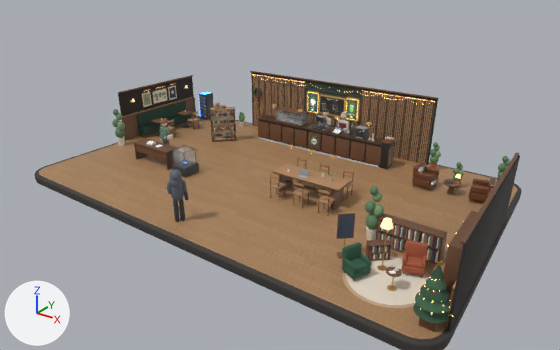
A saved change to the Blender file blender/quiet-page.blend.
Rendered twice from the file's camera 'Cam_Overview'. Arrows for +X, +Y and +Z are at lower left; the lights stay in place. The picture after the commit comes second.

In view in the first picture: 'BackWall', 'Banquette_Mesh', 'CommunalTable_Mesh', 'Counter_Mesh', 'Floor', 'HolidayTree_Mesh', 'Plants_Mesh', 'Platform', 'ReadingDivider_Mesh', 'ReadingNook_Mesh', 'RightWall', 'WallDetails_Mesh' and 24 more.
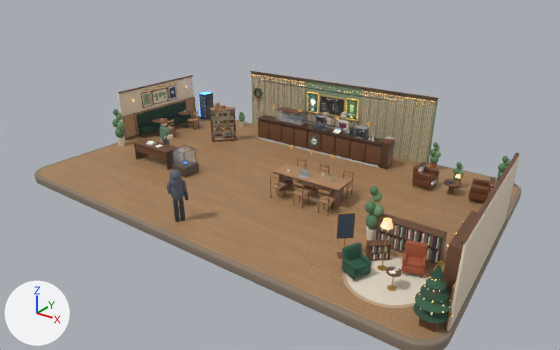
Pixel boxes (x1, y1, x2, y2) of what changed, in the pictures (560 x 350 px):
'Platform', recoloured: (35, 117, 522, 350) in both
'RightWall', recoloured (black to beige): (447, 155, 520, 331) in both
'BackWall', recoloured (lighter): (251, 72, 438, 165) in both
part 1 of me_banquette_mesh, recoloured (black to beige): (118, 77, 194, 137) in both
part 2 of me_walldetails_mesh, recoloured: (122, 97, 455, 329) in both
part 3 of me_walldetails_mesh, recoloured: (252, 75, 435, 164) in both
part 4 of me_walldetails_mesh, recoloured (brown to beige): (253, 75, 433, 163) in both

The change, as a diff of the scene's bpy script:
```diff
--- a/blender/quiet-page.blend.py
+++ b/blender/quiet-page.blend.py
@@ mat_m_platform @@
 mat_m_platform = principled_material('M_Platform')
-mat_m_platform.base_color = (0.0423, 0.0369, 0.0331)  # dark grey #3a3633
+mat_m_platform.base_color = (0.254, 0.195, 0.144)  # brown #8a7a6a
 mat_m_platform.roughness = 0.8
@@ mat_m_slatoakaccent @@
+mat_m_slatoakaccent = principled_material('M_SlatOakAccent')
+mat_m_slatoakaccent.base_color = (0.552, 0.407, 0.231)  # beige #c4ab84
+mat_m_slatoakaccent.roughness = 0.6
@@ mat_m_slatoak @@
+mat_m_slatoak = principled_material('M_SlatOak')
+mat_m_slatoak.base_color = (0.694, 0.571, 0.392)  # beige #d9c7a8
+mat_m_slatoak.roughness = 0.6
@@ mat_m_wallcream @@
+mat_m_wallcream = principled_material('M_WallCream')
+mat_m_wallcream.base_color = (0.823, 0.708, 0.552)  # beige #eadbc4
+mat_m_wallcream.roughness = 0.9
@@ mat_m_wallsage @@
+mat_m_wallsage = principled_material('M_WallSage')
+mat_m_wallsage.base_color = (0.209, 0.296, 0.188)  # greyish green #7e9478
+mat_m_wallsage.roughness = 0.85
@@ me_rightwall @@
 me_rightwall.from_pydata(...)  # 56 vertices, 54 faces; spans x -0.03..0.03, y -2.9..2.9, z -1.1..1.1
-me_rightwall.materials.append(mat_m_wallespresso)  # black #2e2a27
+me_rightwall.materials.append(mat_m_wallcream)  # beige #eadbc4
@@ me_backwall @@
 me_backwall.from_pydata(...)  # 56 vertices, 54 faces; spans x -4.5..4.5, y -0.03..0.03, z -1.35..1.35
-me_backwall.materials.append(mat_m_wallforest)  # dark green #22362f
+me_backwall.materials.append(mat_m_wallsage)  # greyish green #7e9478
@@ me_banquette_mesh @@
 me_banquette_mesh.from_pydata(...)  # 2034 vertices, 2028 faces; spans x -0.14..1.47, y -2.25..2.25, z -0.75..1.45
 # used by ob_banquette_mesh; parent = ob_banquette; location = (-0.31, 0.0, 0.75)
+# me_banquette_mesh part 1: 54 faces spanning x -0.14..-0.08, y -2.25..2.25, z -0.75..1.45 switch from mat_m_wallespresso (black #2e2a27) to mat_m_wallcream (beige #eadbc4)
 me_banquette_mesh.materials.append(mat_m_fabricgreen)
@@ me_walldetails_mesh @@
 me_walldetails_mesh.from_pydata(...)  # 5108 vertices, 4822 faces; spans x -5.0..10.8, y -8.9..0.1, z -2.6..0.2
 # used by ob_walldetails_mesh; parent = ob_walldetails; location = (-2.91, 4.66, 2.595)
+# me_walldetails_mesh part 2: 12 faces spanning x -5.0..10.8, y -8.9..-0.6, z -2.6..-1.5 switch from mat_m_walnut (brown #6e4b34) to mat_m_oak (brown #b08660)
+# me_walldetails_mesh part 3: 150 faces spanning x -1.5..7.3, y 0.0, z -2.6..0.0 switch from mat_m_walnut (brown #6e4b34) to mat_m_slatoakaccent (beige #c4ab84)
+# me_walldetails_mesh part 4: 552 faces spanning x -1.4..7.3, y 0.0, z -2.6..0.0 switch from mat_m_oak (brown #b08660) to mat_m_slatoak (beige #d9c7a8)
 me_walldetails_mesh.materials.append(mat_m_ledwarm)
```
